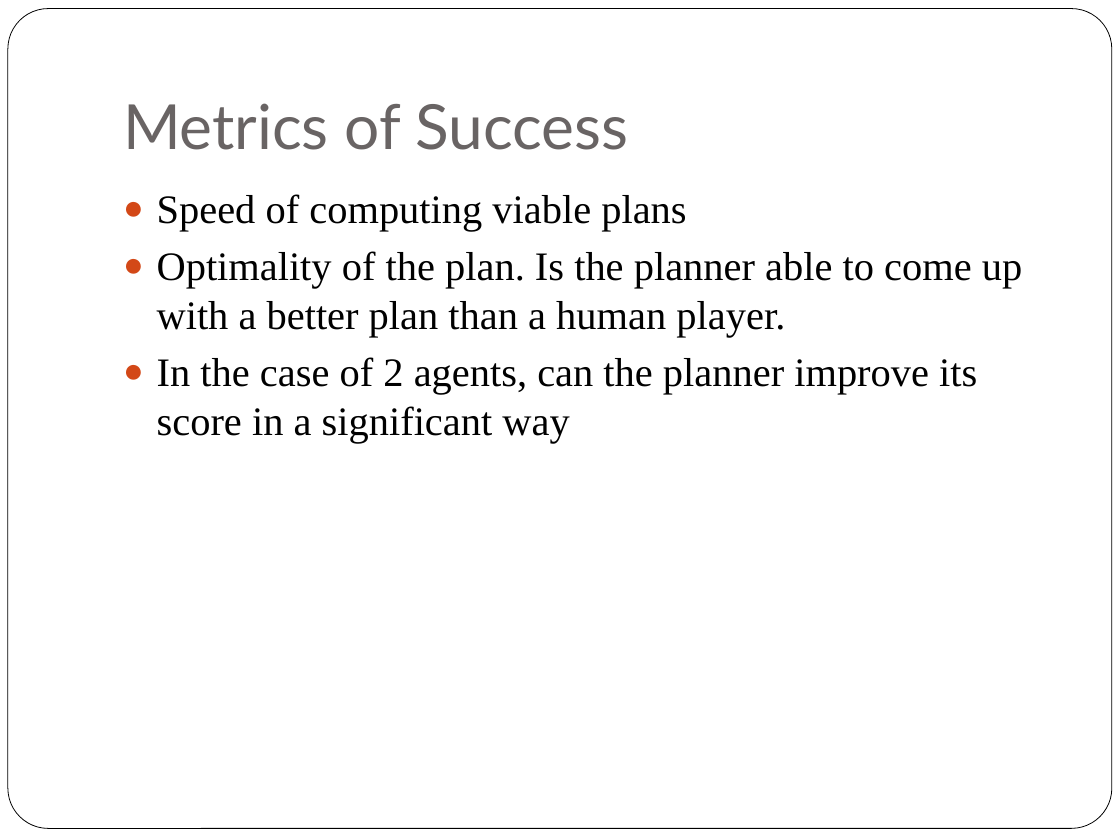
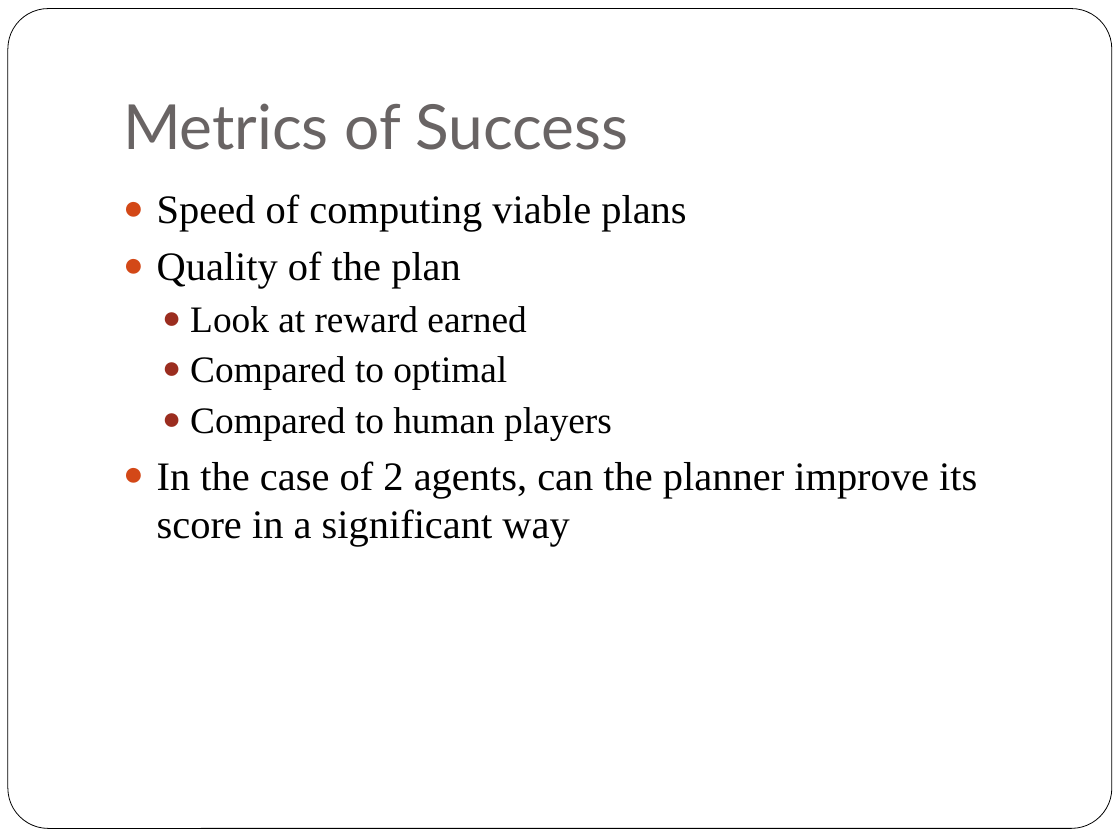
Before and after one commit to FourSwordKirby/OvercookedAI, a slide deck: slide 5 of Overcooked AI.pptx. Drawn at 1120x840 pixels with LibreOffice and Linux fonts; fonts in the diff are those of the drawing. Boxes give left, top, right and bottom in pixels: in the first picture for what was removed or moved away, otherwise in the second. Text is boxed around its words. In the diff, an @@ line names an element or a change of style, - is before the commit and + after.

```diff
--- a/Overcooked AI.pptx
+++ b/Overcooked AI.pptx
@@ text at (x1=157, y1=251, x2=612, y2=440): text changed; size 26 to 24 pt @@
-● Optimality of the plan. Is the planner able to come up with a better plan than a human player.
+● Quality of the plan
+  ● Look at reward earned
+  ● Compared to optimal
+  ● Compared to human players
```
Also in this commit, not shown: 3 other slides changed.
